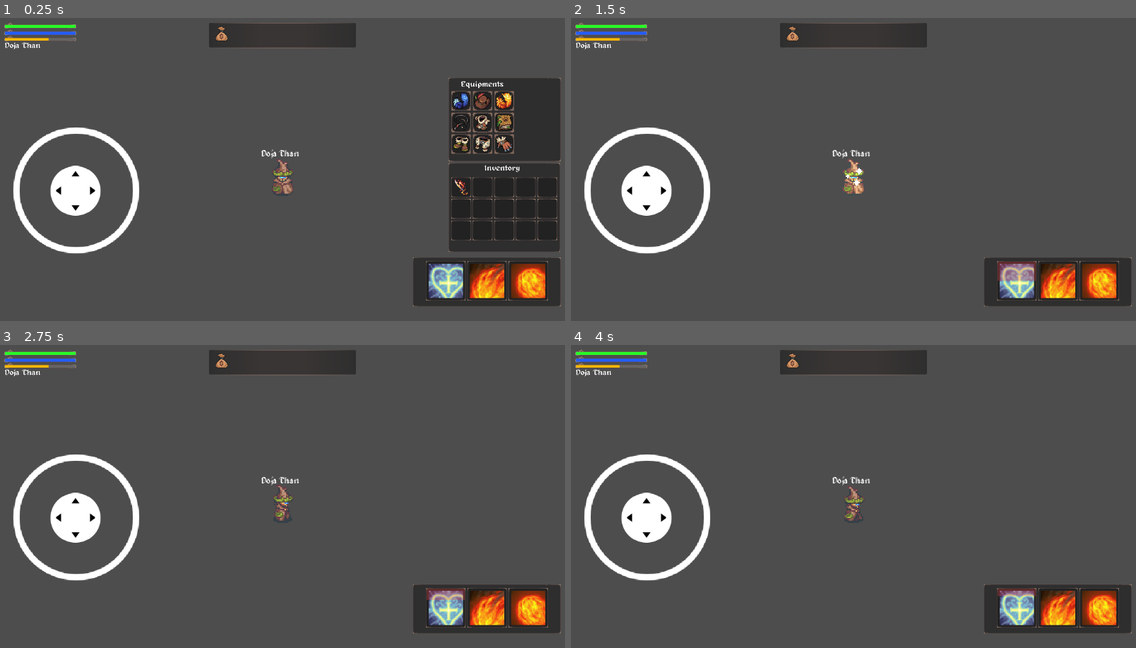
Above: before the commit, frames 1-4 (two rows, left to right).
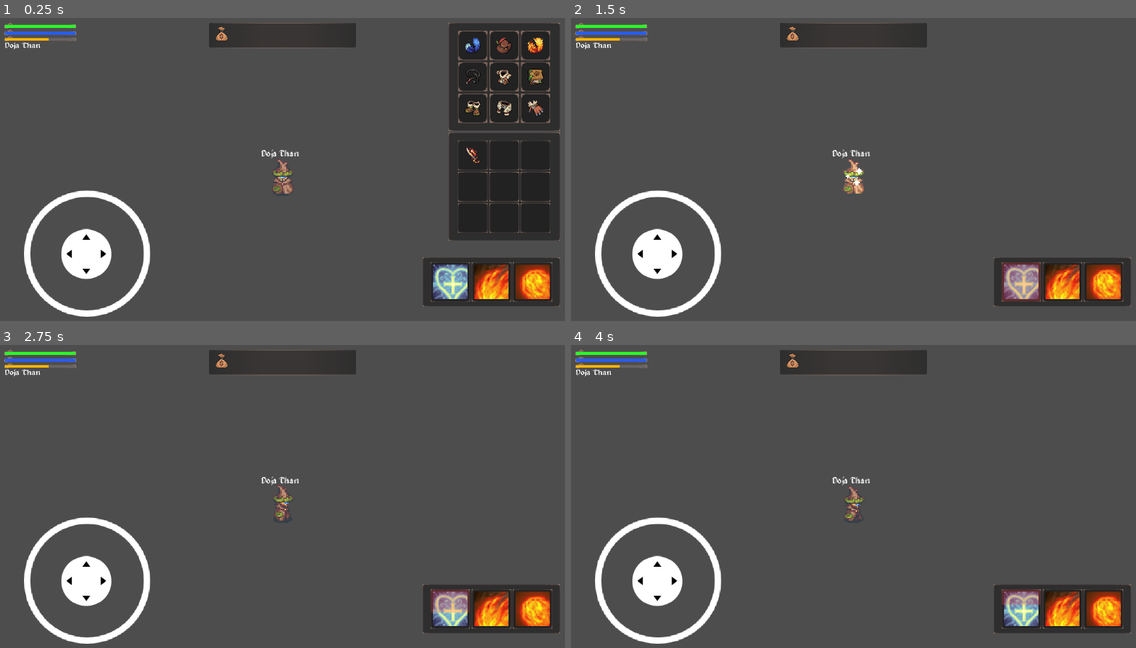
Above: after the commit, the same moments.

Repository: MechZombie/rpg-godot
Game: Godot game, scene res://Player/player.tscn
Same seed, same stepped clock (60 frames per second), same inputs: the game is played once before the commit and once after it. This scene is started directly instead of the project's main scene. Sound files missing from this copy of the repository are replaced by a short silence.
Inputs (mouse positions are in pixels of both pictures, inside the frame that each line leads up to):
- Up to frame 1 (0.25 s): no input
- Up to frame 2 (1.5 s): click (1023, 281) at 0.52 s; click (797, 36) at 1.25 s
- Up to frame 3 (2.75 s): tap Enter at 2 s; move the mouse to (406, 487) at 2.02 s; hold Right (ui_right) from 2.03 s (still down); click (406, 487) at 2.17 s
- Up to frame 4 (4 s): release Right (ui_right) at 2.75 s; drag from (740, 520) to (825, 566) at 2.77 s; tap Space at 3.5 s; move the mouse to (910, 432) at 3.52 s; hold Right (ui_right) from 3.53 s (still down); click (910, 432) at 3.67 s

The runs differ from the first frame. In frame 1, 14% of the frame differs, in the area x 2-100%, y 1-99%; in frame 2, 7.1%; in frame 3, 7.0%; in frame 4, 7.0%.

Commit message:
HUD improviments

Diff:
--- a/HUD/ActionBar/action_bar.tscn
+++ b/HUD/ActionBar/action_bar.tscn
@@ -5,7 +5,7 @@
 [ext_resource type="Texture2D" uid="uid://di7vt4f83jrow" path="res://HUD/Textures/Scalable_4.png" id="3_uim6q"]
 
 [node name="ActionBar" type="Panel"]
-custom_minimum_size = Vector2(300, 100)
+custom_minimum_size = Vector2(280, 100)
 offset_top = 4.0
 offset_right = 182.0
 offset_bottom = 59.0
@@ -13,23 +13,28 @@
 ActionBarItem = ExtResource("2_31tjr")
 
 [node name="MarginContainer" type="MarginContainer" parent="."]
-layout_mode = 0
-offset_left = 5.0
-offset_top = 3.0
-offset_right = 297.0
-offset_bottom = 96.0
+layout_mode = 1
+anchors_preset = 15
+anchor_right = 1.0
+anchor_bottom = 1.0
+grow_horizontal = 2
+grow_vertical = 2
 theme_override_constants/margin_top = 5
 theme_override_constants/margin_bottom = 5
 
 [node name="GridContainer" type="GridContainer" parent="MarginContainer"]
 layout_mode = 2
 size_flags_horizontal = 4
+size_flags_vertical = 4
 columns = 5
 
 [node name="NinePatchRect" type="NinePatchRect" parent="."]
-layout_mode = 0
-offset_right = 301.0
-offset_bottom = 100.0
+layout_mode = 1
+anchors_preset = 15
+anchor_right = 1.0
+anchor_bottom = 1.0
+grow_horizontal = 2
+grow_vertical = 2
 texture = ExtResource("3_uim6q")
 patch_margin_left = 15
 patch_margin_top = 15
--- a/HUD/ActionBarSlot/actionbar_slot.gd
+++ b/HUD/ActionBarSlot/actionbar_slot.gd
@@ -30,7 +30,6 @@
 	if(not has_cdr and cb):
 		cb.call()
 		has_cdr = true
-		cooldown.size.y = 40
 		cooldown.visible = true
 		decrement_per_second = cooldown.size.y / locked_time
 		timer.wait_time = 1.0
--- a/HUD/ActionBarSlot/actionbar_slot.tscn
+++ b/HUD/ActionBarSlot/actionbar_slot.tscn
@@ -41,9 +41,12 @@
 theme_override_font_sizes/font_size = 12
 
 [node name="Cooldown" type="ColorRect" parent="."]
-layout_mode = 0
-offset_right = 80.0
-offset_bottom = 80.0
+layout_mode = 1
+anchors_preset = 15
+anchor_right = 1.0
+anchor_bottom = 1.0
+grow_horizontal = 2
+grow_vertical = 2
 color = Color(1, 0.266667, 0.258824, 0.278431)
 
 [node name="Timer" type="Timer" parent="."]
--- a/HUD/DeadScene.tscn
+++ b/HUD/DeadScene.tscn
@@ -11,6 +11,7 @@
 [node name="DeadScene" type="Control"]
 z_index = 20
 layout_mode = 3
+anchors_preset = 15
 anchor_right = 1.0
 anchor_bottom = 1.0
 grow_horizontal = 2
--- a/HUD/EquipmentItem/equipment_item.tscn
+++ b/HUD/EquipmentItem/equipment_item.tscn
@@ -4,22 +4,34 @@
 [ext_resource type="Texture2D" uid="uid://5pd4ddcb3y0n" path="res://HUD/Textures/Scalable_5.png" id="2_bgtq6"]
 
 [node name="EquipmentItem" type="Panel"]
-custom_minimum_size = Vector2(40, 40)
+custom_minimum_size = Vector2(60, 60)
 offset_right = 40.0
 offset_bottom = 40.0
+size_flags_vertical = 4
 script = ExtResource("1_4aore")
 
 [node name="TextureButton" type="TextureButton" parent="."]
-layout_mode = 0
-offset_left = 4.0
-offset_top = 4.0
-offset_right = 36.0
-offset_bottom = 36.0
+texture_filter = 1
+layout_mode = 1
+anchors_preset = 8
+anchor_left = 0.5
+anchor_top = 0.5
+anchor_right = 0.5
+anchor_bottom = 0.5
+offset_left = -16.0
+offset_top = -16.0
+offset_right = 16.0
+offset_bottom = 16.0
+grow_horizontal = 2
+grow_vertical = 2
 
 [node name="NinePatchRect" type="NinePatchRect" parent="."]
-layout_mode = 0
-offset_right = 40.0
-offset_bottom = 40.0
+layout_mode = 1
+anchors_preset = 15
+anchor_right = 1.0
+anchor_bottom = 1.0
+grow_horizontal = 2
+grow_vertical = 2
 texture = ExtResource("2_bgtq6")
 patch_margin_left = 11
 patch_margin_top = 11
--- a/HUD/Equipments/equipments.tscn
+++ b/HUD/Equipments/equipments.tscn
@@ -9,18 +9,22 @@
 font = ExtResource("2_xxfqs")
 
 [node name="Equipments" type="Panel"]
-custom_minimum_size = Vector2(227, 170)
-offset_top = -17.0
-offset_right = 138.0
-offset_bottom = 144.0
+custom_minimum_size = Vector2(227, 220)
+offset_top = -72.0
+offset_right = 227.0
+offset_bottom = 178.0
+size_flags_horizontal = 4
+size_flags_vertical = 4
 script = ExtResource("1_xqirn")
 EquipmentItem = ExtResource("2_1kwfs")
 
 [node name="MarginContainer" type="MarginContainer" parent="."]
-layout_mode = 0
-offset_top = 22.0
-offset_right = 138.0
-offset_bottom = 161.0
+layout_mode = 1
+anchors_preset = 15
+anchor_right = 1.0
+anchor_bottom = 1.0
+grow_horizontal = 2
+grow_vertical = 2
 theme_override_constants/margin_left = 5
 theme_override_constants/margin_top = 5
 theme_override_constants/margin_right = 5
@@ -28,9 +32,12 @@
 
 [node name="GridContainer" type="GridContainer" parent="MarginContainer"]
 layout_mode = 2
+size_flags_horizontal = 4
+size_flags_vertical = 4
 columns = 3
 
 [node name="Label" type="Label" parent="."]
+visible = false
 layout_mode = 0
 offset_left = 25.0
 offset_top = 6.0
@@ -40,9 +47,12 @@
 label_settings = SubResource("LabelSettings_fgjfv")
 
 [node name="NinePatchRect" type="NinePatchRect" parent="."]
-layout_mode = 0
-offset_right = 228.0
-offset_bottom = 170.0
+layout_mode = 1
+anchors_preset = 15
+anchor_right = 1.0
+anchor_bottom = 1.0
+grow_horizontal = 2
+grow_vertical = 2
 texture = ExtResource("4_ol5qc")
 patch_margin_left = 15
 patch_margin_top = 15
--- a/HUD/Inventory/inventory.gd
+++ b/HUD/Inventory/inventory.gd
@@ -22,6 +22,6 @@
 
 		container.add_child(inventory_item)
 
-	for item in 15 - items.size():
+	for item in 9 - items.size():
 		var inventory_item = InventoryItem.instantiate()
 		container.add_child(inventory_item)
--- a/HUD/Inventory/inventory.tscn
+++ b/HUD/Inventory/inventory.tscn
@@ -9,17 +9,19 @@
 font = ExtResource("2_pwohq")
 
 [node name="Inventory" type="Panel"]
-custom_minimum_size = Vector2(227, 180)
+custom_minimum_size = Vector2(227, 220)
 offset_right = 227.0
 offset_bottom = 170.0
 script = ExtResource("1_jp6ru")
 InventoryItem = ExtResource("1_aiffj")
 
 [node name="MarginContainer" type="MarginContainer" parent="."]
-layout_mode = 0
-offset_top = 24.0
-offset_right = 226.0
-offset_bottom = 162.0
+layout_mode = 1
+anchors_preset = 15
+anchor_right = 1.0
+anchor_bottom = 1.0
+grow_horizontal = 2
+grow_vertical = 2
 theme_override_constants/margin_left = 5
 theme_override_constants/margin_top = 5
 theme_override_constants/margin_right = 5
@@ -29,9 +31,10 @@
 layout_mode = 2
 size_flags_horizontal = 4
 size_flags_vertical = 4
-columns = 5
+columns = 3
 
 [node name="Label" type="Label" parent="."]
+visible = false
 layout_mode = 2
 offset_left = 73.0
 offset_top = 3.0
@@ -41,9 +44,12 @@
 label_settings = SubResource("LabelSettings_irn6u")
 
 [node name="NinePatchRect" type="NinePatchRect" parent="."]
-layout_mode = 0
-offset_right = 227.0
-offset_bottom = 181.0
+layout_mode = 1
+anchors_preset = 15
+anchor_right = 1.0
+anchor_bottom = 1.0
+grow_horizontal = 2
+grow_vertical = 2
 texture = ExtResource("4_c34nl")
 patch_margin_left = 15
 patch_margin_top = 15
--- a/HUD/InventoryItem/inventory_item.tscn
+++ b/HUD/InventoryItem/inventory_item.tscn
@@ -27,15 +27,22 @@
 font_size = 12
 
 [node name="InventoryItem" type="Panel"]
-custom_minimum_size = Vector2(40, 40)
+custom_minimum_size = Vector2(60, 60)
 script = ExtResource("1_va6cw")
 
 [node name="TextureButton" type="TextureButton" parent="."]
-layout_mode = 0
-offset_left = 4.0
-offset_top = 4.0
-offset_right = 36.0
-offset_bottom = 36.0
+layout_mode = 1
+anchors_preset = 8
+anchor_left = 0.5
+anchor_top = 0.5
+anchor_right = 0.5
+anchor_bottom = 0.5
+offset_left = -16.0
+offset_top = -16.0
+offset_right = 16.0
+offset_bottom = 16.0
+grow_horizontal = 2
+grow_vertical = 2
 
 [node name="Label" type="Label" parent="."]
 visible = false
@@ -121,9 +128,12 @@
 stretch_mode = 0
 
 [node name="NinePatchRect" type="NinePatchRect" parent="."]
-layout_mode = 0
-offset_right = 40.0
-offset_bottom = 40.0
+layout_mode = 1
+anchors_preset = 15
+anchor_right = 1.0
+anchor_bottom = 1.0
+grow_horizontal = 2
+grow_vertical = 2
 texture = ExtResource("5_pssfx")
 region_rect = Rect2(0, 0, 80, 64)
 patch_margin_left = 11
--- a/HUD/hud.tscn
+++ b/HUD/hud.tscn
@@ -149,58 +149,98 @@
 
 [node name="EnemyContainer" type="HBoxContainer" parent="MarginContainer"]
 layout_mode = 2
-size_flags_horizontal = 8
-size_flags_vertical = 0
+size_flags_horizontal = 4
+size_flags_vertical = 8
 
 [node name="LifeBar" type="Control" parent="MarginContainer/EnemyContainer"]
 visible = false
 layout_mode = 2
-size_flags_horizontal = 0
-size_flags_vertical = 0
+size_flags_vertical = 4
 
 [node name="Background" type="ColorRect" parent="MarginContainer/EnemyContainer/LifeBar"]
-layout_mode = 0
-offset_left = -151.0
-offset_top = -1.0
-offset_right = -7.0
+custom_minimum_size = Vector2(0, 20)
+layout_mode = 1
+anchors_preset = 8
+anchor_left = 0.5
+anchor_top = 0.5
+anchor_right = 0.5
+anchor_bottom = 0.5
+offset_left = -100.0
+offset_top = -10.0
+offset_right = 100.0
 offset_bottom = 10.0
-color = Color(0.396889, 0.396889, 0.396889, 1)
+grow_horizontal = 2
+grow_vertical = 2
+color = Color(0.396889, 0.396889, 0.396889, 1)
+
+[node name="Life" type="Label" parent="MarginContainer/EnemyContainer/LifeBar/Background"]
+z_index = 1
+layout_mode = 1
+anchors_preset = 8
+anchor_left = 0.5
+anchor_top = 0.5
+anchor_right = 0.5
+anchor_bottom = 0.5
+offset_left = -32.5
+offset_top = -7.5
+offset_right = 32.5
+offset_bottom = 7.5
+grow_horizontal = 2
+grow_vertical = 2
+theme_override_fonts/font = ExtResource("5_4gt8d")
+text = "Life"
+horizontal_alignment = 1
+
+[node name="NinePatchRect" type="NinePatchRect" parent="MarginContainer/EnemyContainer/LifeBar/Background"]
+custom_minimum_size = Vector2(0, 25)
+layout_mode = 1
+anchors_preset = 15
+anchor_right = 1.0
+anchor_bottom = 1.0
+offset_left = -1.0
+offset_top = -5.0
+offset_right = 1.0
+offset_bottom = 1.0
+grow_horizontal = 2
+grow_vertical = 2
+texture = ExtResource("5_upn61")
+region_rect = Rect2(1, 3, 190, 9)
+patch_margin_left = 5
+patch_margin_top = 8
+patch_margin_right = 5
+patch_margin_bottom = 4
 
 [node name="Foreground" type="ColorRect" parent="MarginContainer/EnemyContainer/LifeBar"]
-layout_mode = 0
-offset_left = -151.0
-offset_top = -1.0
-offset_right = -7.0
+custom_minimum_size = Vector2(0, 20)
+layout_mode = 1
+anchors_preset = 14
+anchor_top = 0.5
+anchor_right = 1.0
+anchor_bottom = 0.5
+offset_left = -100.0
+offset_top = -10.0
+offset_right = 100.0
 offset_bottom = 10.0
+grow_horizontal = 2
+grow_vertical = 2
 color = Color(0.152941, 1, 0.156863, 1)
 
 [node name="Name" type="Label" parent="MarginContainer/EnemyContainer/LifeBar"]
-layout_mode = 2
-offset_left = -80.0
-offset_top = 15.0
-offset_right = -7.0
-offset_bottom = 30.0
+layout_mode = 1
+anchors_preset = -1
+anchor_right = 1.0
+anchor_bottom = 1.0
+offset_top = 40.0
+grow_horizontal = 2
+grow_vertical = 2
 theme_override_fonts/font = ExtResource("5_4gt8d")
 text = "Creature"
-
-[node name="NinePatchRect" type="NinePatchRect" parent="MarginContainer/EnemyContainer/LifeBar"]
-layout_mode = 0
-offset_left = -152.0
-offset_top = -5.0
-offset_right = -6.0
-offset_bottom = 11.0
-texture = ExtResource("5_upn61")
-region_rect = Rect2(1, 3, 190, 9)
-patch_margin_left = 5
-patch_margin_top = 5
-patch_margin_right = 5
-patch_margin_bottom = 1
+horizontal_alignment = 1
 
 [node name="Inventory" type="VBoxContainer" parent="MarginContainer"]
 layout_direction = 2
 layout_mode = 2
 size_flags_horizontal = 8
-size_flags_vertical = 4
 
 [node name="Joystick" type="HBoxContainer" parent="MarginContainer"]
 layout_mode = 2
@@ -212,10 +252,11 @@
 
 [node name="Virtual Joystick" parent="MarginContainer/Joystick/Control" instance=ExtResource("6_cbw3p")]
 layout_mode = 1
-offset_left = -2.0
-offset_top = -389.0
-offset_right = 298.0
-offset_bottom = -89.0
+offset_left = 20.0
+offset_top = -260.0
+offset_right = 320.0
+offset_bottom = 40.0
+deadzone_size = 5.0
 
 [node name="OptionsContainer" type="VBoxContainer" parent="MarginContainer"]
 layout_mode = 2
--- a/Monsters/Creature/creature.gd
+++ b/Monsters/Creature/creature.gd
@@ -227,7 +227,7 @@
 		on_dead()
 
 	var percent: float = float(current_health) / float(max_health)
-	player.HUD.set_enemy_health(percent)
+	player.HUD.set_enemy_health(percent, current_health)
 
 func on_dead():
 	player.clear_target()
@@ -268,7 +268,7 @@
 
 		var percent: float = float(current_health) / float(max_health)
 
-		player.HUD.set_enemy_health(percent)
+		player.HUD.set_enemy_health(percent, current_health)
 		player.HUD.set_enemy_name(info.name)
 
 		player.on_atk()
--- a/Player/hud.gd
+++ b/Player/hud.gd
@@ -15,6 +15,7 @@
 @onready var inventory_handler: TextureButton = $MarginContainer/OptionsContainer/Panel/InventoryHandler
 @onready var options_container: VBoxContainer = $MarginContainer/OptionsContainer
 @onready var skills_container: VBoxContainer = $MarginContainer/SkillsContainer
+@onready var life_label: Label = $MarginContainer/EnemyContainer/LifeBar/Background/Life
 
 
 @export var ActionBarScene: PackedScene
@@ -143,9 +144,13 @@
 	var full_width: float = health_bar_backeground.size.x
 	health_bar_foreground.size.x = full_width * value
 
-func set_enemy_health(value):
+func set_enemy_health(value, current_health):
 	var full_width: float = enemy_health_bar_backeground.size.x
+	print(full_width)
+	print(full_width * value)
+
 	enemy_health_bar_foreground.size.x = full_width * value
+	life_label.text = str(current_health)
 
 func set_enemy_name(name):
 	creature_name.text = name
--- a/Scenes/menu.tscn
+++ b/Scenes/menu.tscn
@@ -35,11 +35,12 @@
 script = ExtResource("1_83bd5")
 
 [node name="NinePatchRect" type="NinePatchRect" parent="."]
-layout_mode = 0
-offset_left = 148.0
-offset_top = -1.0
-offset_right = 1298.0
-offset_bottom = 648.0
+layout_mode = 1
+anchors_preset = 15
+anchor_right = 1.0
+anchor_bottom = 1.0
+grow_horizontal = 2
+grow_vertical = 2
 region_rect = Rect2(0, 0, 79, 65)
 patch_margin_left = 50
 patch_margin_top = 50
@@ -131,8 +132,8 @@
 grow_vertical = 2
 
 [node name="AnimatedSprite2D" type="AnimatedSprite2D" parent="NinePatchRect/Panel"]
-position = Vector2(206, 234)
-scale = Vector2(5.3125, 4.4375)
+position = Vector2(188, 180.5)
+scale = Vector2(2.125, 1.55469)
 sprite_frames = SubResource("SpriteFrames_l84mn")
 
 [node name="CharacterName" type="Label" parent="NinePatchRect/Panel"]
